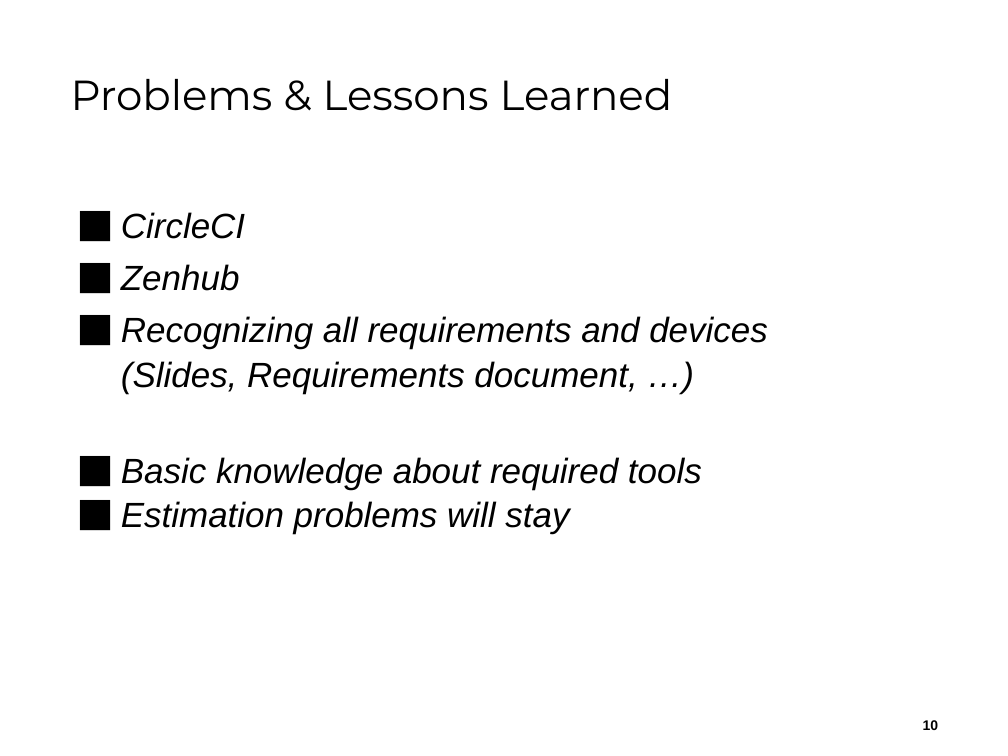
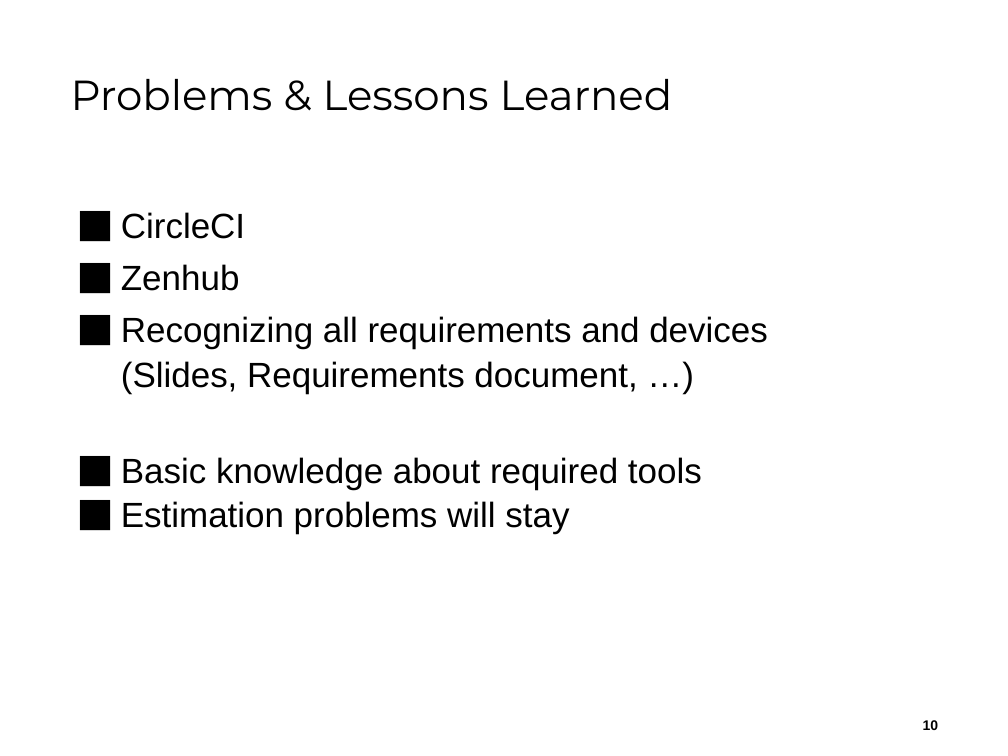
Before and after one commit to jku-win-se/teaching.ws22.prse.smartroom.Team2, a slide deck: slide 10 of documentation/presentations/PRSE_SS22-Team2_Sprint_1_Presentation.pptx. Drawn at 1008x756 pixels with LibreOffice and Linux fonts; fonts in the diff are those of the drawing; background and template pictures are left out. Boxes give left, top, right and bottom in pixels: in the first picture for what was removed or moved away, otherwise in the second. Text is boxed around its words. In the diff, an @@ line names an element or a change of style, - is before the commit and + after.

```diff
--- a/documentation/presentations/PRSE_SS22-Team2_Sprint_1_Presentation.pptx
+++ b/documentation/presentations/PRSE_SS22-Team2_Sprint_1_Presentation.pptx
@@ text "CircleCI" at (x1=121, y1=212, x2=768, y2=534): italic off @@
```
Also in this commit, not shown: 2 other slides changed, 1 other file.
